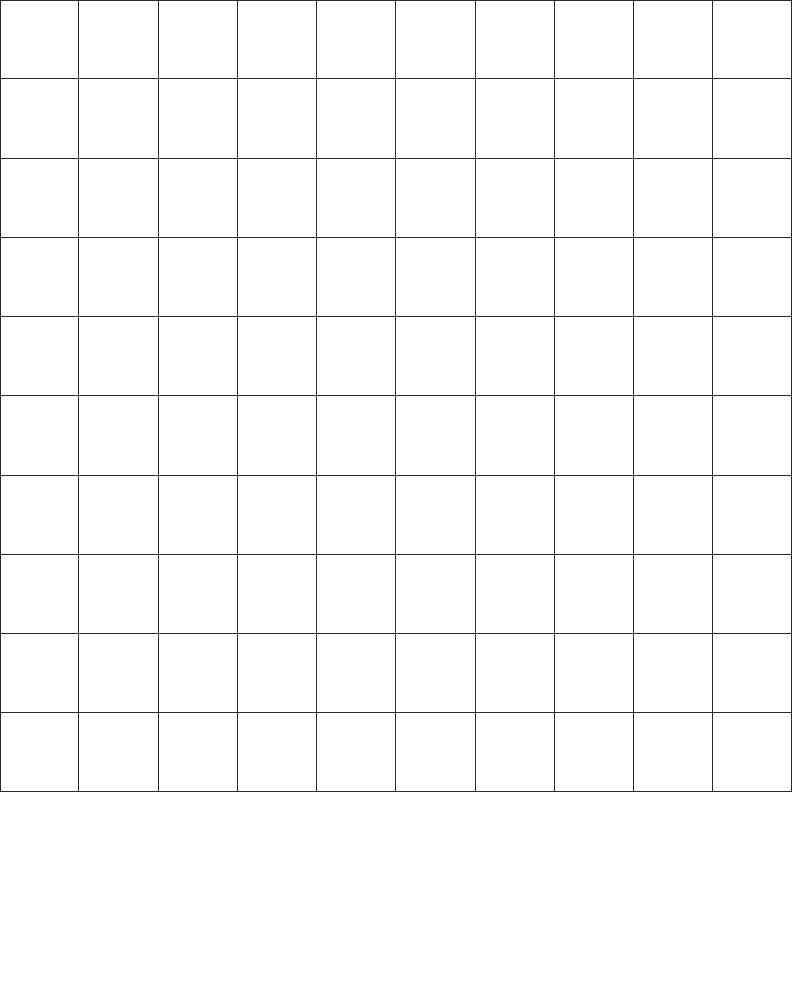
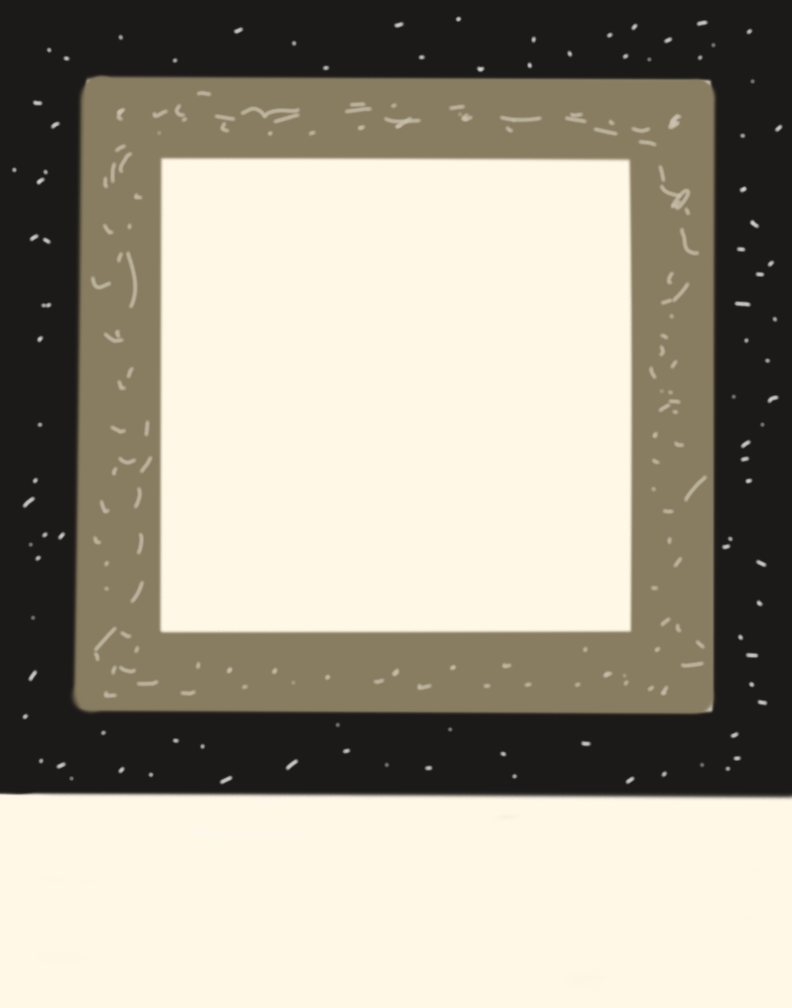
Layered file, before and after one edit (792×1008). Changes by layer:
added layer "Coloring" above "Palette" over [0, 0, 792, 1008]
added layer "Palette" above "Grid" over [0, 0, 792, 1008]
added layer "Layer 0" over [0, 0, 792, 1008]